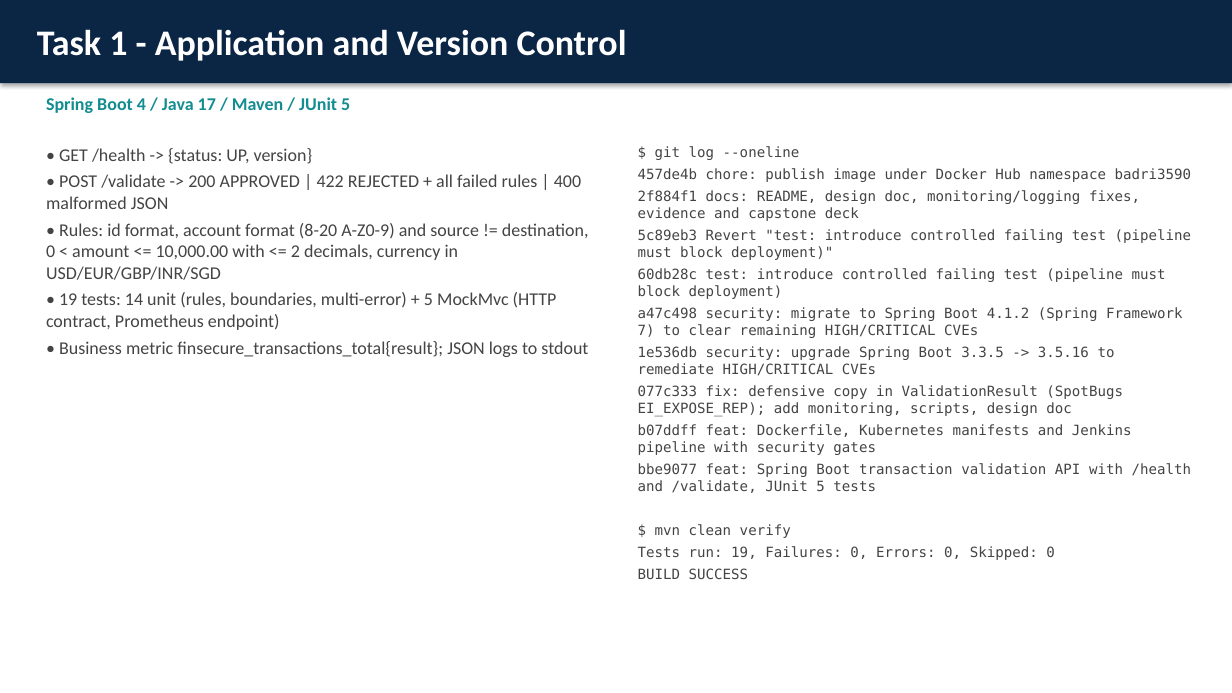
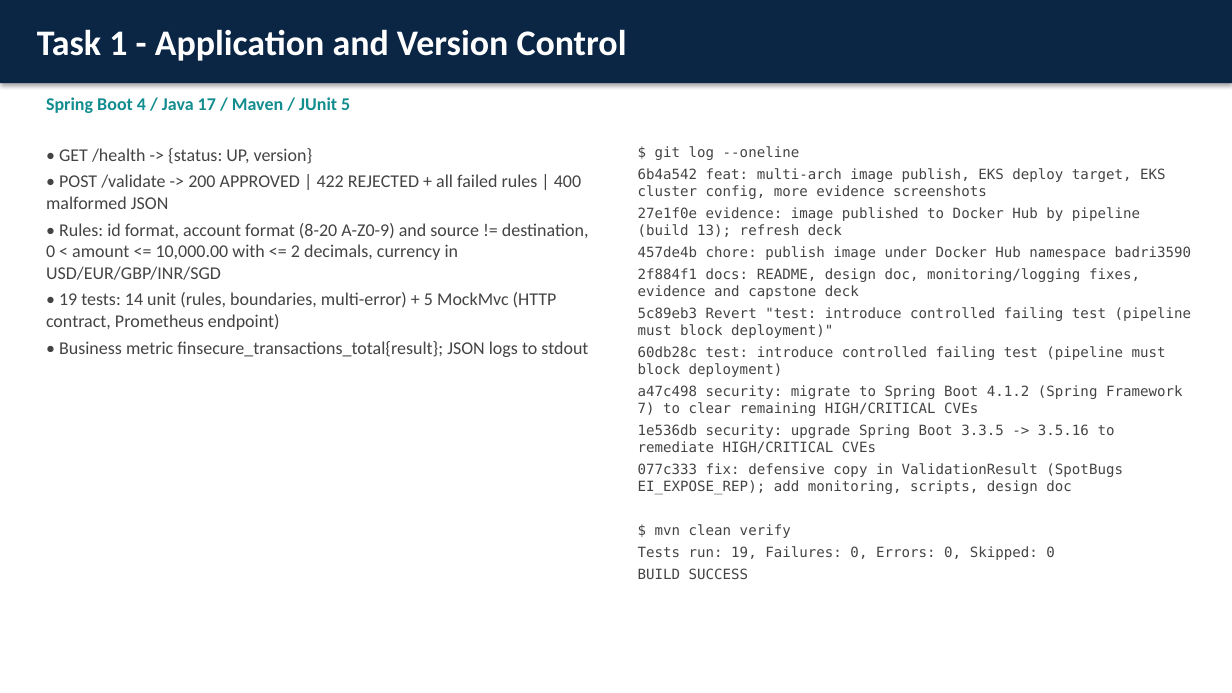
Before and after one commit to badri35/capstone, a slide deck: slide 2 of FinSecure-Pay-Capstone.pptx. Drawn at 1232x693 pixels with LibreOffice and Linux fonts; fonts in the diff are those of the drawing. Boxes give left, top, right and bottom in pixels: in the first picture for what was removed or moved away, otherwise in the second. Text is boxed around its words. In the diff, an @@ line names an element or a change of style, - is before the commit and + after.

Commit message:
docs: EKS deployment evidence, screenshots and refreshed deck

```diff
--- a/FinSecure-Pay-Capstone.pptx
+++ b/FinSecure-Pay-Capstone.pptx
@@ text at [638,168,1166,237]: paragraphs added @@
+6b4a542 feat: multi-arch image publish, EKS deploy target, EKS cluster config, more evidence screenshots
+27e1f0e evidence: image published to Docker Hub by pipeline (build 13); refresh deck
@@ text at [638,424,1192,493]: paragraphs removed @@
-b07ddff feat: Dockerfile, Kubernetes manifests and Jenkins pipeline with security gates
-bbe9077 feat: Spring Boot transaction validation API with /health and /validate, JUnit 5 tests
```
Also in this commit, not shown: 4 other slides changed, 8 other files.
